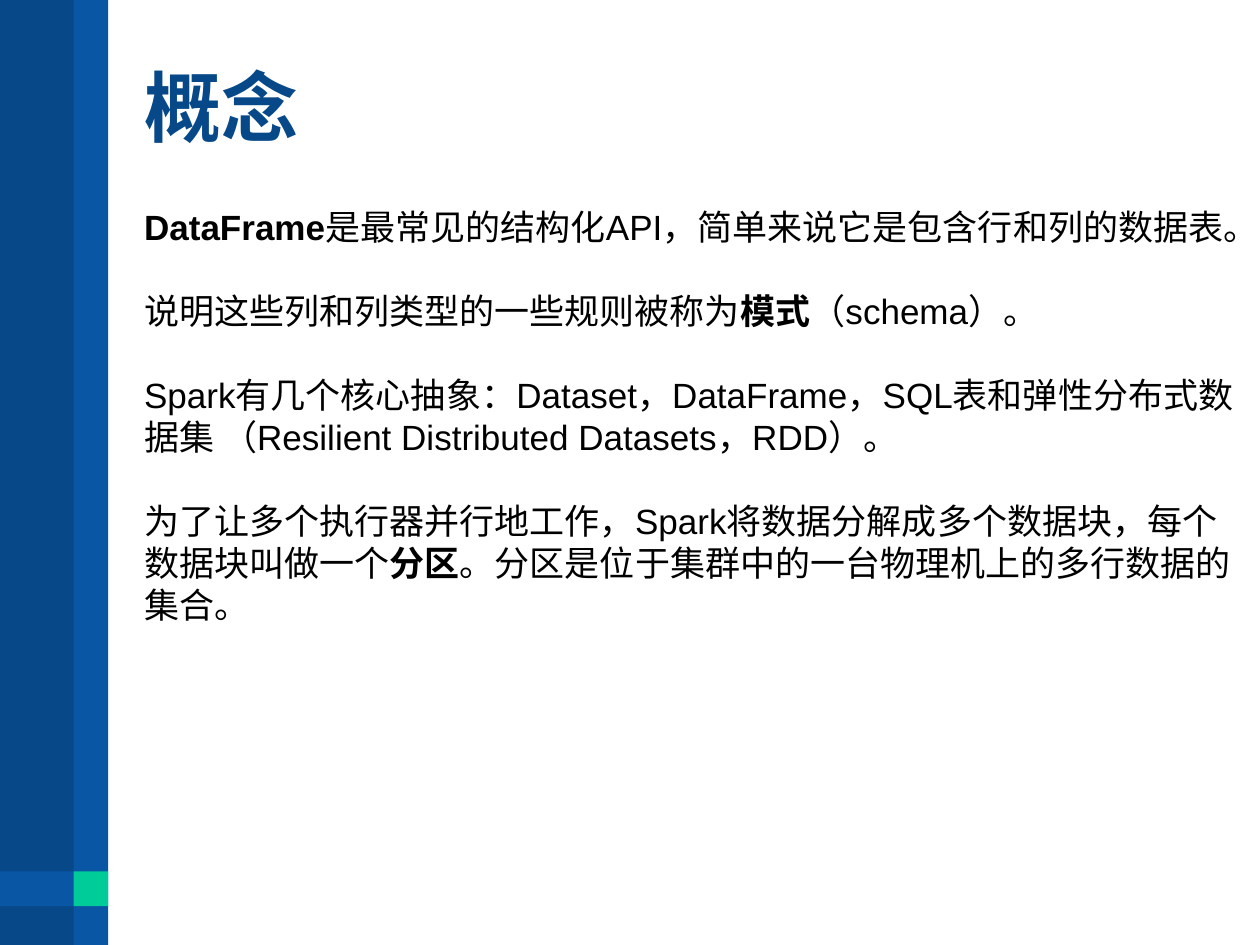
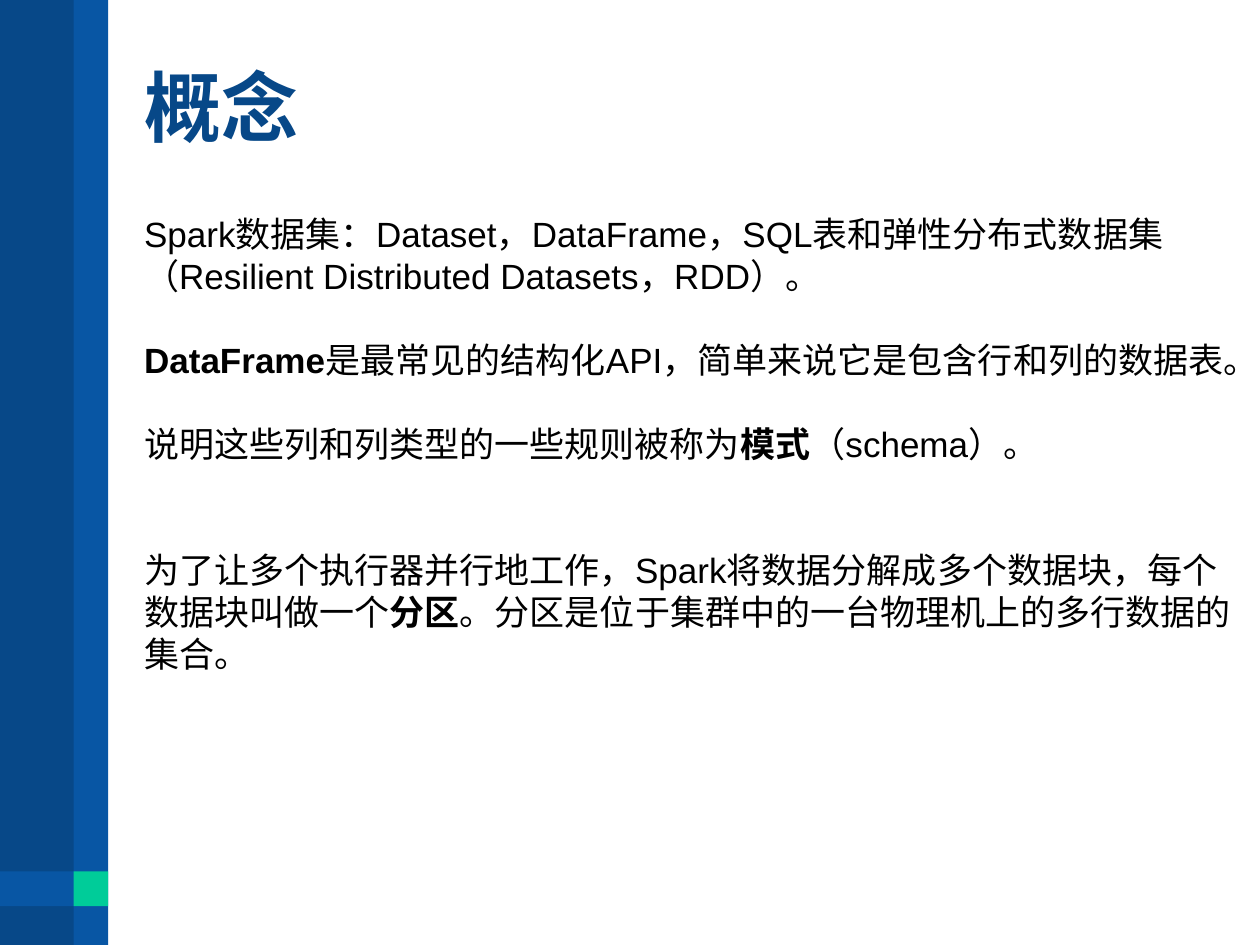
Before and after one commit to wxyzjf/parquet_20200823, a slide deck: slide 9 of SPARK Parquet 简谈.pptx. Drawn at 1260x945 pixels with LibreOffice and Linux fonts; fonts in the diff are those of the drawing. Boxes give left, top, right and bottom in pixels: in the first picture for what was removed or moved away, otherwise in the second. Text is boxed around its words. In the diff, an @@ line names an element or a change of style, - is before the commit and + after.

```diff
--- a/SPARK Parquet 简谈.pptx
+++ b/SPARK Parquet 简谈.pptx
@@ text at [144,218,1163,293]: paragraph added @@
+Spark数据集：Dataset，DataFrame，SQL表和弹性分布式数据集 （Resilient Distributed Datasets，RDD）。
@@ text at [144,380,1233,454]: paragraph removed @@
-Spark有几个核心抽象：Dataset，DataFrame，SQL表和弹性分布式数据集 （Resilient Distributed Datasets，RDD）。
```
Also in this commit, not shown: 11 other slides changed, 3 slides removed.
